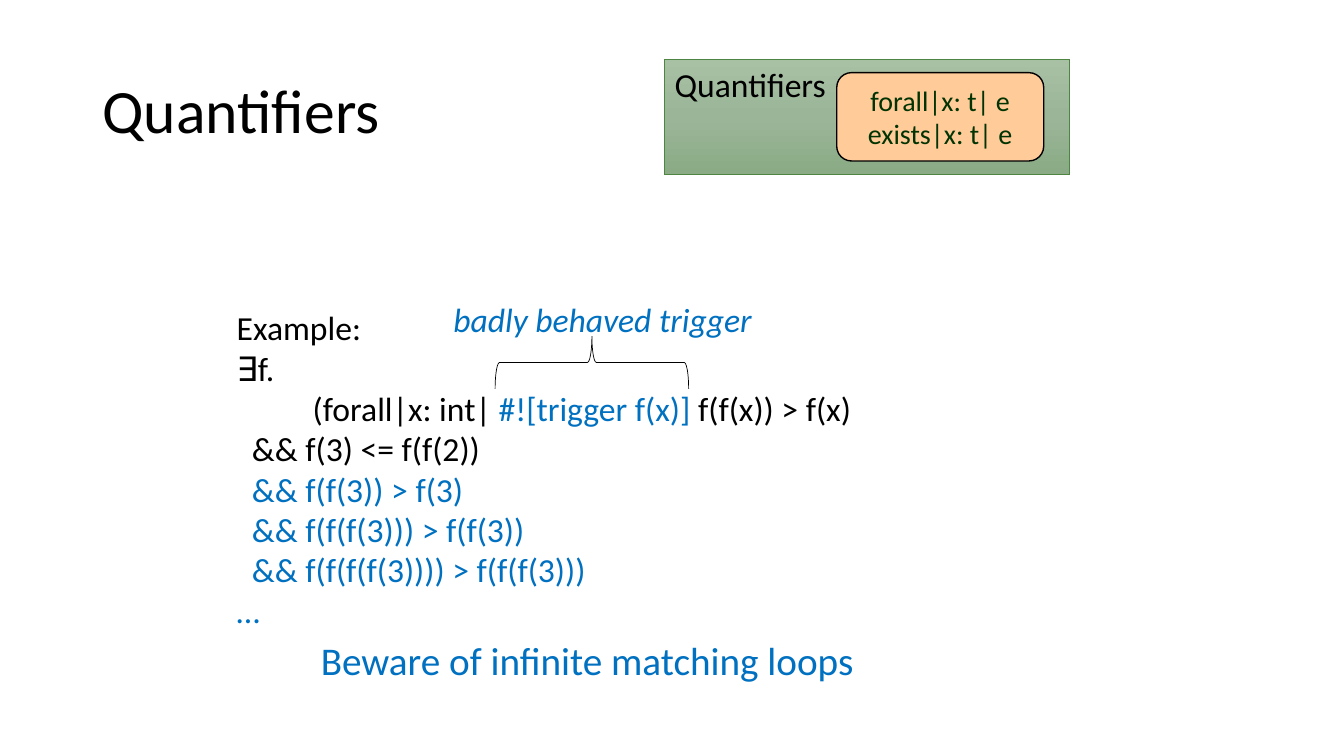
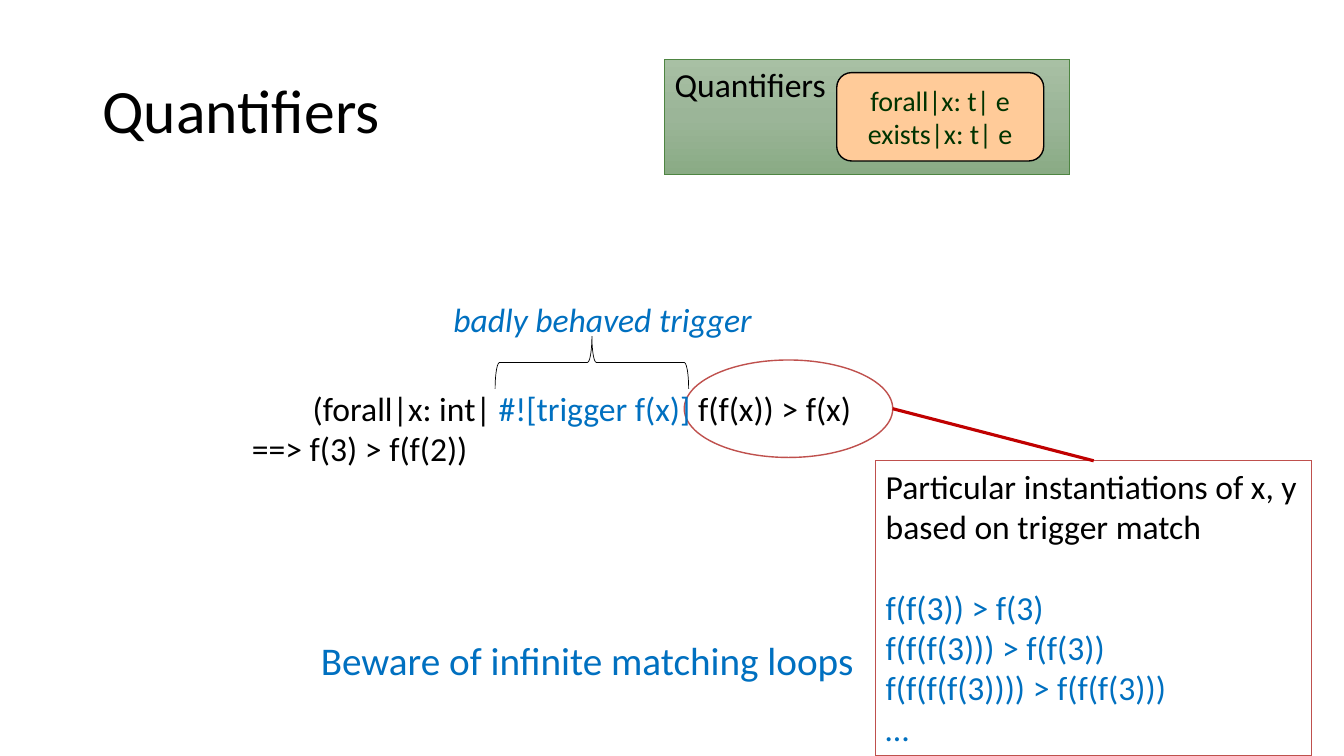
Before and after one commit to verus-lang/event-sites, a slide deck: slide 35 of 2026-summer-formal/slides/summer-school-formal-verus.pptx. Drawn at 1344x756 pixels with LibreOffice and Linux fonts; fonts in the diff are those of the drawing. Boxes give left, top, right and bottom in pixels: in the first picture for what was removed or moved away, otherwise in the second. Text is boxed around its words. In the diff, an @@ line names an element or a change of style, - is before the commit and + after.

Commit message:
In 2026-summer-formal, streamline quantifiers slides, and other minor edits

```diff
--- a/2026-summer-formal/slides/summer-school-formal-verus.pptx
+++ b/2026-summer-formal/slides/summer-school-formal-verus.pptx
@@ text at <box>237,316,361,382</box>: paragraphs removed @@
-Example:
-∃f.
@@ ellipse added at <box>685,360,893,458</box>, fill #FFFFFF, outline #BF504D 1 pt @@
@@ line added from (893, 409) to (1094, 461), #C00000 2.25 pt @@
@@ text at <box>310,436,467,466</box>: text changed; text colour #0070C0 to #000000 @@
-&& f(3) <= f(f(2))
-&& f(f(3)) > f(3)
-&& f(f(f(3))) > f(f(3))
-&& f(f(f(f(3)))) > f(f(f(3)))
-…
+==> f(3) > f(f(2))
@@ rectangle added at <box>876,461,1312,756</box>, fill #FFFFFF, outline #BF504D 1 pt, 24 pt, text #0070C0 @@
+Particular instantiations of x, y
+based on trigger match
+f(f(3)) > f(3)
+f(f(f(3))) > f(f(3))
+f(f(f(f(3)))) > f(f(f(3)))
+…
```
Also in this commit, not shown: 12 other slides changed, 1 slide added, 1 slide removed, 1 other file.
